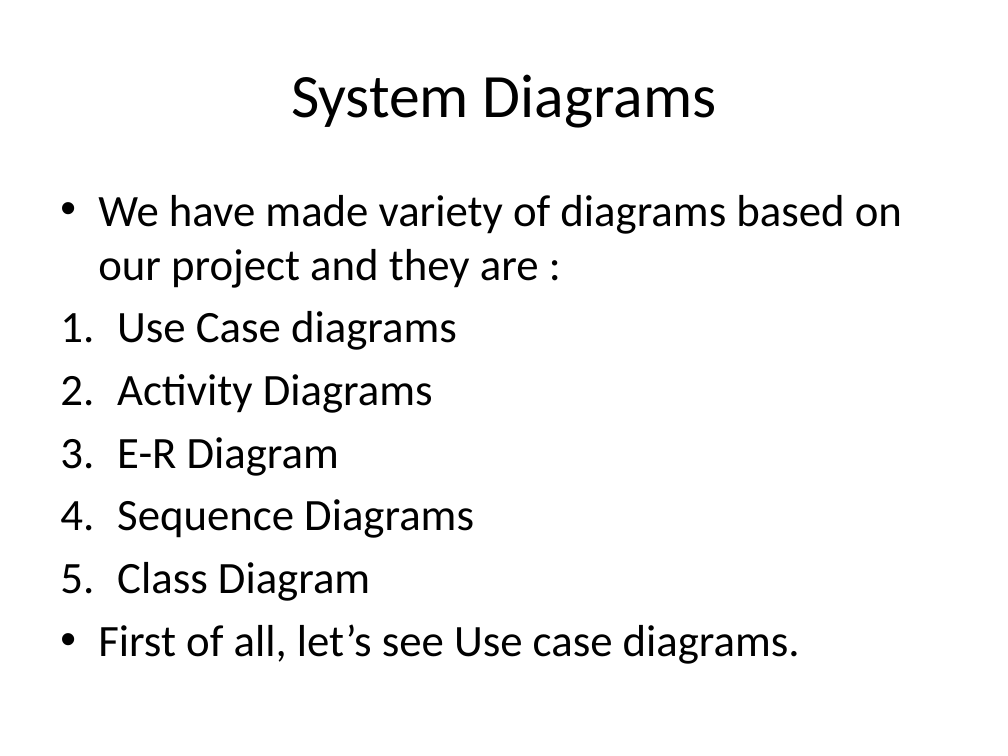
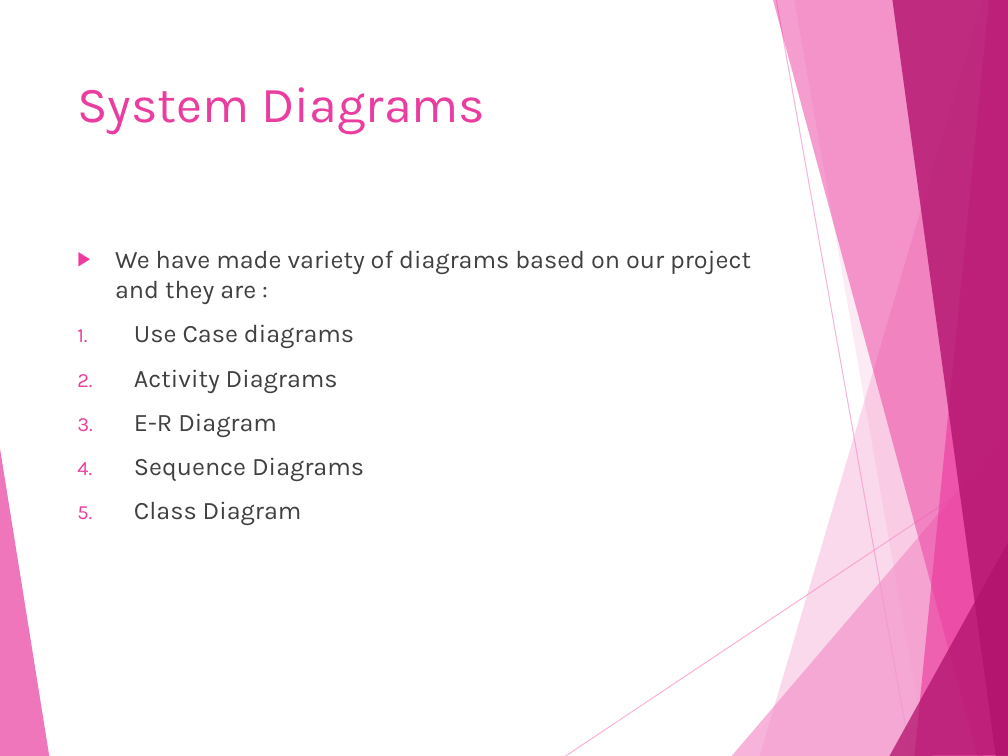
Before and after one commit to saaarvesh/FINALYEAR_PROJECT, a slide deck: slide 23 of Presentation/Project_Presentation.pptx (slide 22 before the commit). Drawn at 1008x756 pixels with LibreOffice and Linux fonts; fonts in the diff are those of the drawing. Boxes give left, top, right and bottom in pixels: in the first picture for what was removed or moved away, otherwise in the second. Text is boxed around its words. In the diff, an @@ line names an element or a change of style, - is before the commit and + after.

```diff
--- a/Presentation/Project_Presentation.pptx
+++ b/Presentation/Project_Presentation.pptx
@@ title "System Diagrams": place and size @@
-title "System Diagrams" at bbox=[291, 74, 716, 128]
+title "System Diagrams" at bbox=[77, 87, 485, 135]
@@ title "System Diagrams" at bbox=[77, 87, 485, 135]: size 44 to 36 pt, font Calibri to Karla, text colour #000000 to #EB3D9F; alignment centre to left; vertical alignment middle to top @@
@@ text "We have made variety of ...": place and size @@
-text "We have made variety of ..." at bbox=[98, 195, 902, 664]
+text "We have made variety of ..." at bbox=[115, 250, 751, 525]
@@ text "We have made variety of ..." at bbox=[115, 250, 751, 525]: size 32 to 18 pt, font Calibri to Karla, text colour #000000 to #404040; bullet • to ▶; more space between paragraphs @@
@@ group added at bbox=[0, 0, 1008, 756]: 8 freeform shapes, 2 lines @@
@@ text at bbox=[98, 624, 800, 664]: paragraph removed @@
-• First of all, let’s see Use case diagrams.
```
Also in this commit, not shown: 31 other slides changed, 11 slides added, 8 slides removed, 8 other files.
